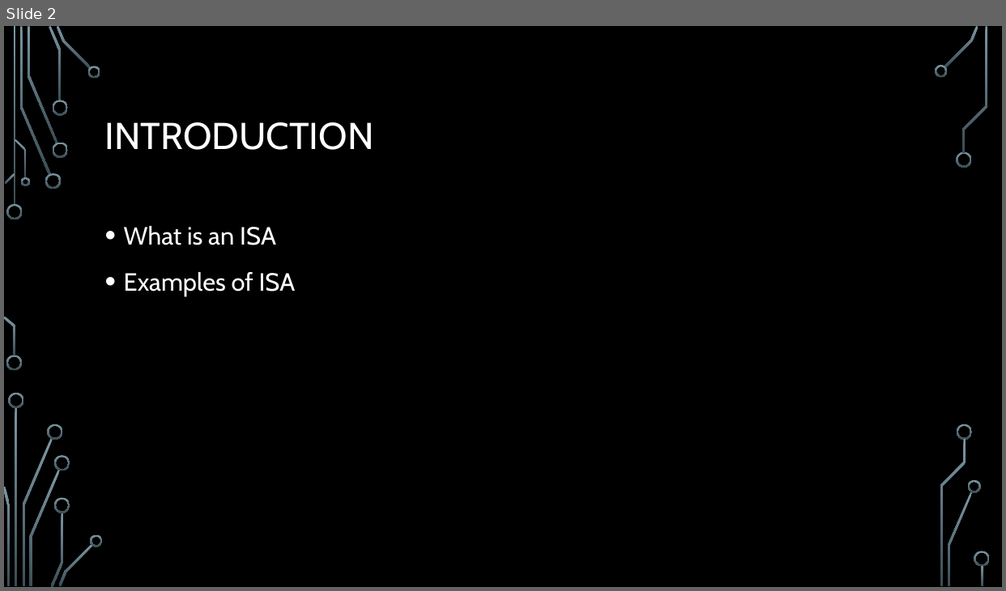
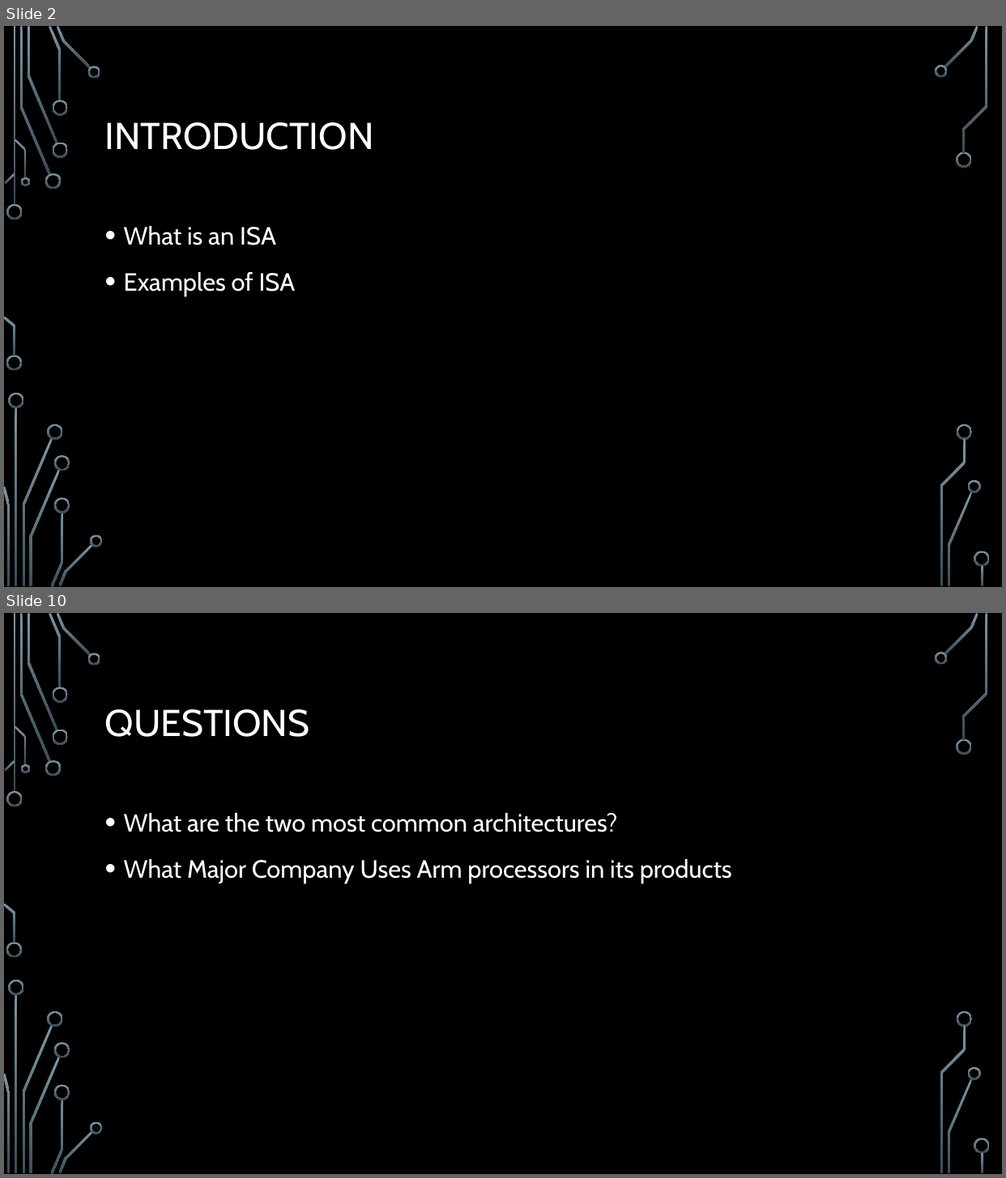
Before and after one commit to ErrkO/CSCI4800, a slide deck: Instruction Set Architecture.pptx. Shown one above the other, each under a label of ours: slide 2 before the commit, slides 2 and 10 after it; the slides between them are not shown. The pictures are 1006x591 and 1006x1178 pixels, drawn with LibreOffice and Linux fonts; fonts in the diff are those of the drawing; background and template pictures are left out. Boxes give left, top, right and bottom in pixels: in the first picture for what was removed or moved away, otherwise in the second. Text is boxed around its words. In the diff, an @@ line names an element or a change of style, - is before the commit and + after.

```diff
--- a/Instruction Set Architecture.pptx
+++ b/Instruction Set Architecture.pptx
@@ slide 10 added at bbox=[4, 613, 1002, 1174], background picture (left out); not listed: 36 template elements that a slide beside it also shows @@
@@ title added at bbox=[105, 709, 310, 737], 36 pt, text #2D2D2D @@
+QUESTIONS
@@ text added at bbox=[124, 813, 732, 884], 24 pt, text #2D2D2D @@
+• What are the two most common architectures?
+• What Major Company Uses Arm processors in its products
```
Also in this commit, not shown: 1 slide changed, 7 other slides added, 11 other files.
